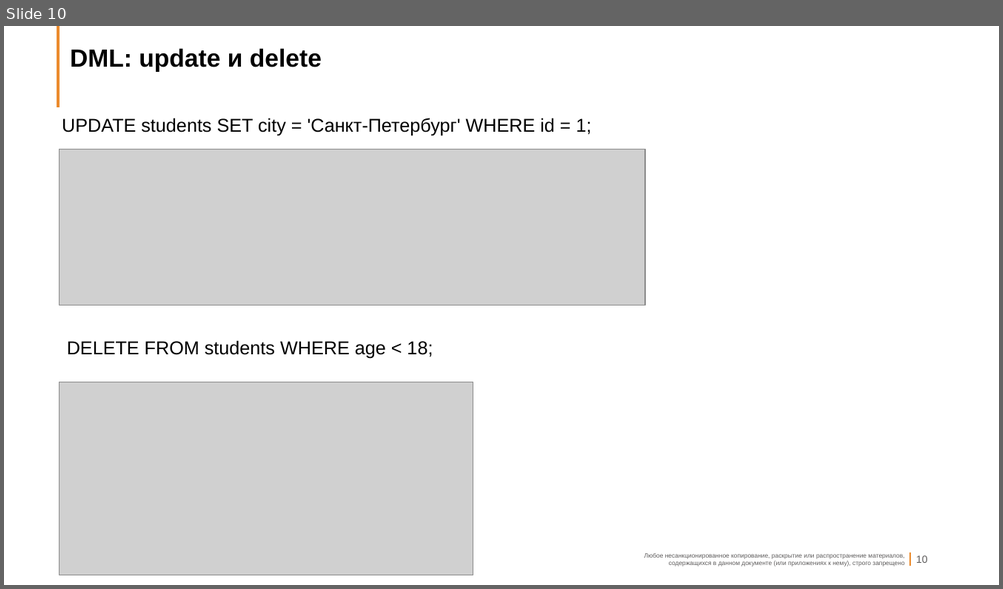
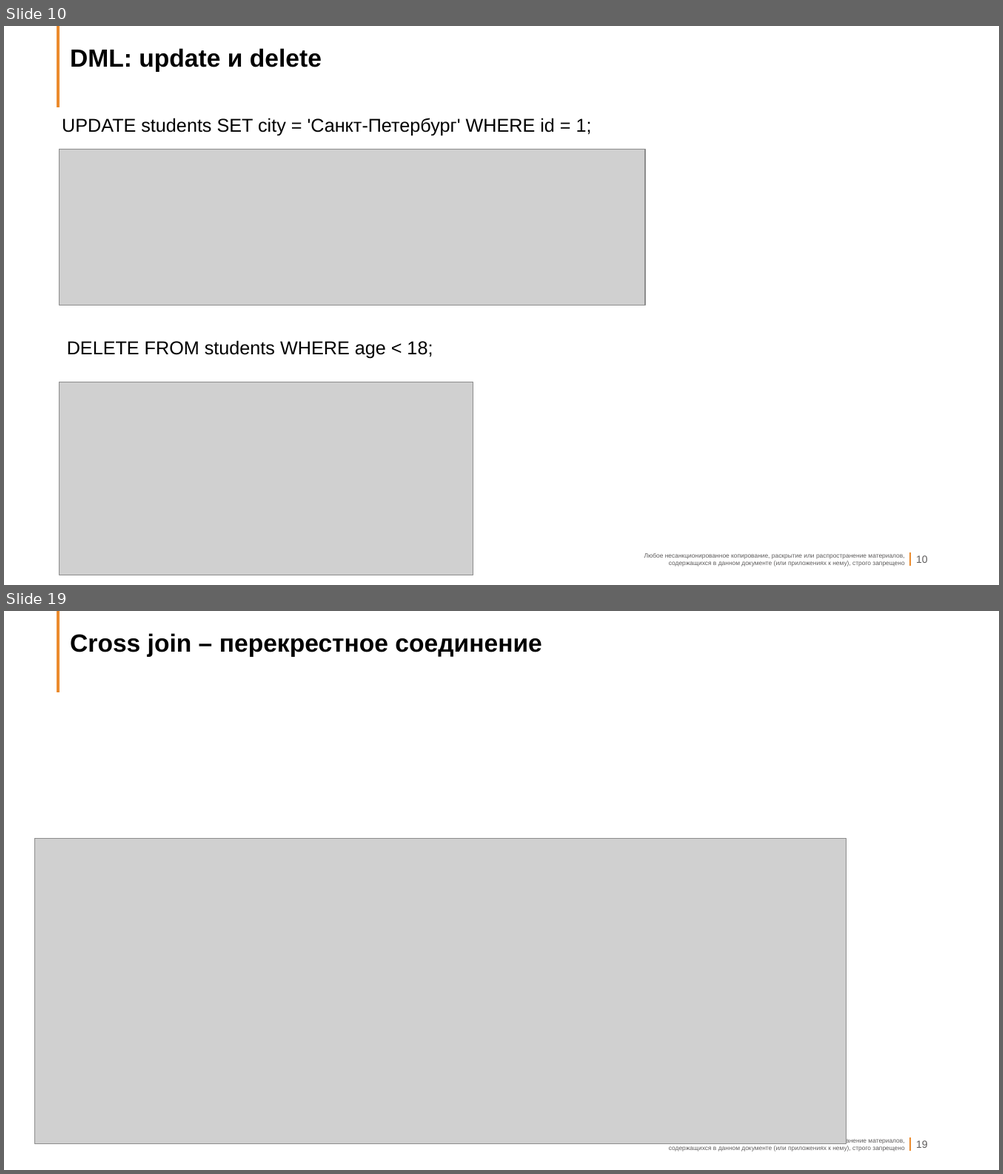
Before and after one commit to vivyako/it-24107, a slide deck: Лекция2_Основы_SQL.pptx. Shown one above the other, each under a label of ours: slide 10 before the commit, slides 10 and 19 after it; the slides between them are not shown. The pictures are 1003x589 and 1003x1174 pixels, drawn with LibreOffice and Linux fonts; fonts in the diff are those of the drawing; grey boxes stand for pictures; background and template pictures are left out. Boxes give left, top, right and bottom in pixels: in the first picture for what was removed or moved away, otherwise in the second. Text is boxed around its words. In the diff, an @@ line names an element or a change of style, - is before the commit and + after.

```diff
--- a/Лекция2_Основы_SQL.pptx
+++ b/Лекция2_Основы_SQL.pptx
@@ slide 19 added at (x1=4, y1=611, x2=999, y2=1170), background #FFFFFF; not listed: 5 template elements that a slide beside it also shows @@
@@ title added at (x1=70, y1=633, x2=541, y2=657), 24 pt, text #000000, bold @@
+Cross join – перекрестное соединение
@@ picture added at (x1=34, y1=839, x2=846, y2=1144) @@
```
Also in this commit, not shown: 1 slide changed, 19 other slides added.
